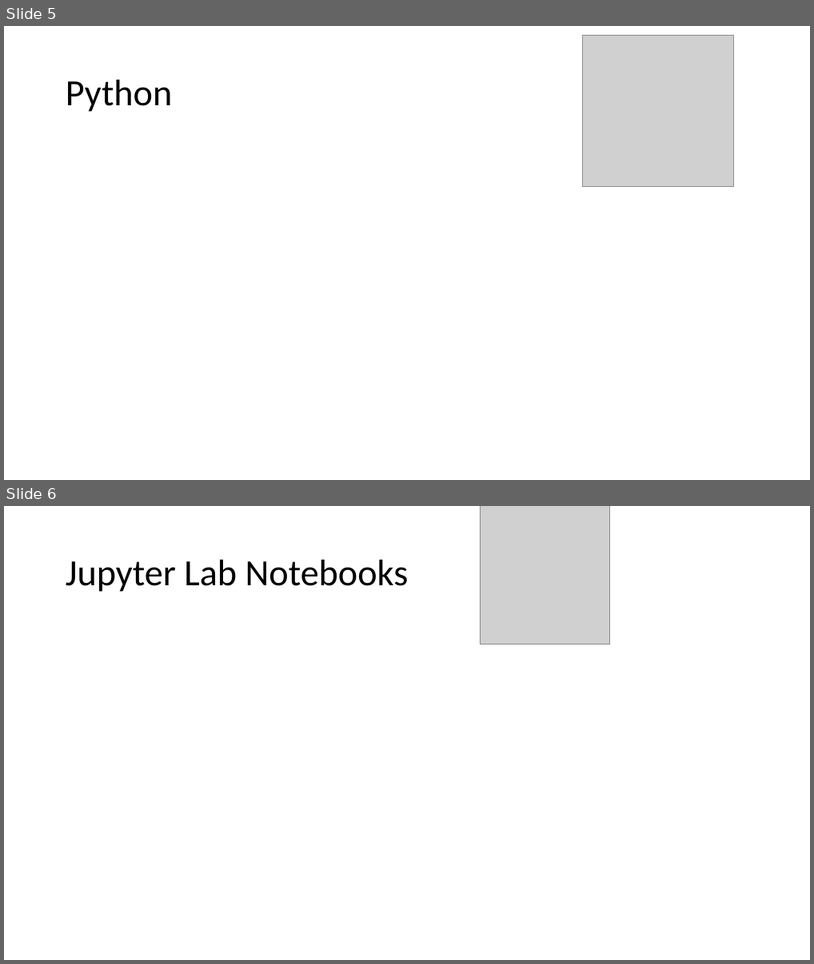
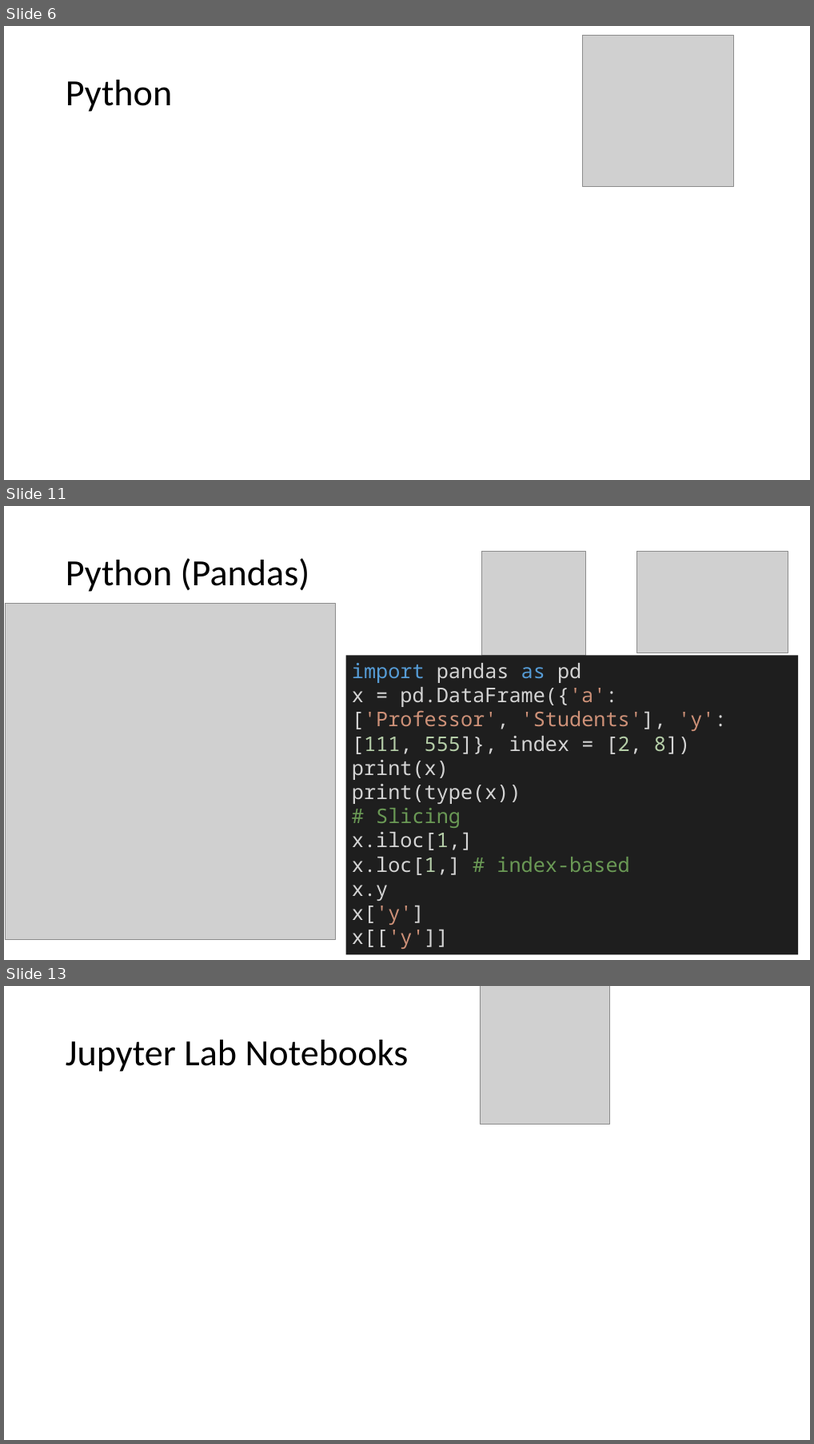
Before and after one commit to mathphysmx/teaching-ml, a slide deck: slides/01_softwareTutorial.pptx. Shown one above the other, each under a label of ours: slides 5 and 6 before the commit, slides 6, 11 and 13 after it; the slides between them are not shown. The pictures are 814x964 and 814x1444 pixels, drawn with LibreOffice and Linux fonts; fonts in the diff are those of the drawing; grey boxes stand for pictures. Boxes give left, top, right and bottom in pixels: in the first picture for what was removed or moved away, otherwise in the second. Text is boxed around its words. In the diff, an @@ line names an element or a change of style, - is before the commit and + after.

Commit message:
python code added

```diff
--- a/slides/01_softwareTutorial.pptx
+++ b/slides/01_softwareTutorial.pptx
@@ slide 11 added at <box>4,506,810,960</box>, background #FFFFFF @@
@@ picture added at <box>482,551,586,655</box> @@
@@ picture added at <box>638,551,788,652</box> @@
@@ title added at <box>66,558,310,592</box>, 44 pt, text #000000 @@
+Python (Pandas)
@@ picture added at <box>6,604,336,939</box> @@
@@ rectangle added at <box>346,656,799,955</box>, fill #1E1E1E, 24 pt, text #D4D4D4 @@
+import pandas as pd
+x = pd.DataFrame({'a':['Professor', 'Students'], 'y':[111, 555]}, index = [2, 8])
+print(x)
+print(type(x))
+# Slicing
+x.iloc[1,]
+x.loc[1,] # index-based
+x.y
+x['y']
+x[['y']]
@@ what was slide 5 is now slide 6 @@
@@ what was slide 6 is now slide 13 @@
```
Also in this commit, not shown: 7 other slides added, 1 slide removed, 4 other files.
